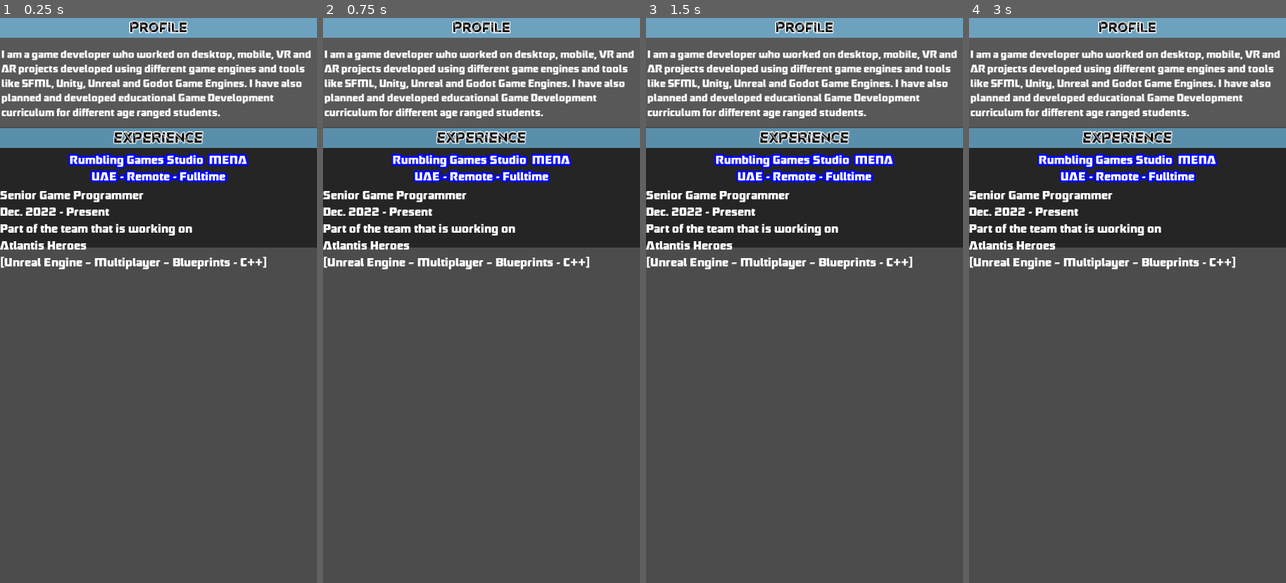
Above: before the commit, frames 1-4 (left to right).
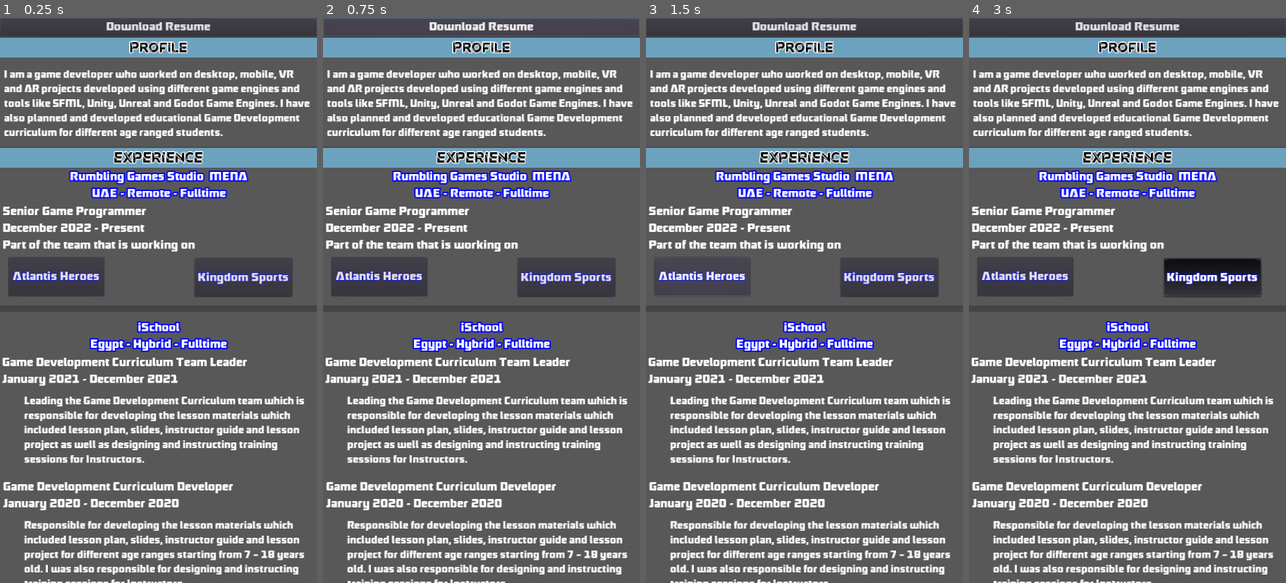
Above: after the commit, the same moments.

Repository: U3ForgeOrg/u3forgeWebsite
Game: Godot game, scene res://Scenes/Resume.tscn
The game is run twice, just before and just after one commit, with the same random seed, the same clock (stepped at 60 frames per second) and the same inputs. This scene is started directly instead of the project's main scene.
Inputs (mouse positions are in pixels of both pictures, inside the frame that each line leads up to):
- Up to frame 1 (0.25 s): no input
- Up to frame 2 (0.75 s): click (481, 29) at 0.5 s, where only the run after the commit has a clickable "Download Resume"
- Up to frame 3 (1.5 s): click (703, 277) at 1.25 s, where only the run after the commit has a clickable "Atlantis Heroes"
- Up to frame 4 (3 s): click (1213, 277) at 2 s, where only the run after the commit has a clickable "Kingdom Sports"; tap Enter at 2.75 s; move the mouse to (1197, 272) at 2.77 s; hold D (right) from 2.78 s (still down); click (1197, 272) at 2.92 s

The runs differ from the first frame. In frame 1, 47% of the frame differs, in the area x 0-100%, y 0-100%; in frame 2, 47%; in frame 3, 47%; in frame 4, 48%.

Commit message:
Test Label3D

Diff:
--- a/Scenes/Main.tscn
+++ b/Scenes/Main.tscn
@@ -10,7 +10,6 @@
 [ext_resource path="res://SpaceSkyBox/skybox1.png" type="Texture" id=8]
 [ext_resource path="res://SpaceShips/shadee.jpg" type="Texture" id=9]
 [ext_resource path="res://Sounds/forgeSound.wav" type="AudioStream" id=10]
-[ext_resource path="res://Fonts/OriginTech personal use.ttf" type="DynamicFontData" id=11]
 
 [sub_resource type="PanoramaSky" id=3]
 panorama = ExtResource( 8 )
@@ -21,14 +20,6 @@
 
 [sub_resource type="SpatialMaterial" id=1]
 albedo_texture = ExtResource( 9 )
-
-[sub_resource type="DynamicFont" id=5]
-size = 120
-outline_size = 5
-outline_color = Color( 0.0235294, 0, 1, 1 )
-use_mipmaps = true
-use_filter = true
-font_data = ExtResource( 11 )
 
 [sub_resource type="SpatialMaterial" id=4]
 albedo_color = Color( 0.223529, 0.792157, 0.866667, 1 )
@@ -76,32 +67,14 @@
 transform = Transform( 0.1, 0, 0, 0, 0.1, 0, 0, 0, 0.1, 0.26, -1.002, 0.179 )
 mesh = ExtResource( 5 )
 
-[node name="Label3D" type="Label3D" parent="planet_habitable"]
-transform = Transform( 1, 0, 0, 0, -0.0624595, 0.998048, 0, -0.998048, -0.0624595, 0.59198, 4.5185, -0.0954068 )
+[node name="Label3D" type="Label3D" parent="."]
 billboard = 1
-shaded = true
-double_sided = false
-render_priority = 50
-text = "RESUME"
-font = SubResource( 5 )
-autowrap = true
-width = 800.0
+text = "Label 3D"
 
 [node name="Planet 3" type="MeshInstance" parent="."]
 transform = Transform( 0.1, 0, 0, 0, 0.1, 0, 0, 0, 0.1, -0.891419, -1.00448, -0.729384 )
 mesh = ExtResource( 6 )
 
-[node name="Label3D2" type="Label3D" parent="Planet 3"]
-transform = Transform( 1, 0, 0, 0, -0.0624595, 0.998048, 0, -0.998048, -0.0624595, 0.804747, 4.85297, 0.23453 )
-billboard = 1
-shaded = true
-double_sided = false
-render_priority = 50
-text = "PROJECTS"
-font = SubResource( 5 )
-autowrap = true
-width = 800.0
-
 [node name="Planet_Sandy" type="MeshInstance" parent="."]
 transform = Transform( 0.1, 0, 0, 0, 0.1, 0, 0, 0, 0.1, 0.493876, -0.756577, -0.790955 )
 mesh = ExtResource( 4 )
--- a/Scenes/Resume.tscn
+++ b/Scenes/Resume.tscn
@@ -1,7 +1,14 @@
-[gd_scene load_steps=7 format=2]
+[gd_scene load_steps=11 format=2]
 
 [ext_resource path="res://Fonts/Robofan Free.otf" type="DynamicFontData" id=1]
 [ext_resource path="res://Fonts/OriginTech personal use.ttf" type="DynamicFontData" id=2]
+
+[sub_resource type="DynamicFont" id=4]
+size = 28
+outline_color = Color( 0, 0.00784314, 1, 1 )
+use_mipmaps = true
+use_filter = true
+font_data = ExtResource( 1 )
 
 [sub_resource type="DynamicFont" id=1]
 size = 32
@@ -19,14 +26,38 @@
 
 [sub_resource type="DynamicFont" id=3]
 size = 28
-outline_size = 4
-outline_color = Color( 0, 0.00784314, 1, 1 )
-use_mipmaps = true
-use_filter = true
-font_data = ExtResource( 1 )
-
-[sub_resource type="DynamicFont" id=4]
-size = 28
+outline_size = 3
+outline_color = Color( 0, 0.00784314, 1, 1 )
+use_mipmaps = true
+use_filter = true
+font_data = ExtResource( 1 )
+
+[sub_resource type="DynamicFont" id=5]
+size = 28
+outline_size = 1
+outline_color = Color( 0, 0.00784314, 1, 1 )
+use_mipmaps = true
+use_filter = true
+font_data = ExtResource( 1 )
+
+[sub_resource type="DynamicFont" id=6]
+size = 28
+outline_size = 1
+outline_color = Color( 0, 0.00784314, 1, 1 )
+use_mipmaps = true
+use_filter = true
+font_data = ExtResource( 1 )
+
+[sub_resource type="DynamicFont" id=7]
+size = 24
+outline_color = Color( 0, 0.00784314, 1, 1 )
+use_mipmaps = true
+use_filter = true
+font_data = ExtResource( 1 )
+
+[sub_resource type="DynamicFont" id=8]
+size = 28
+outline_size = 1
 outline_color = Color( 0, 0.00784314, 1, 1 )
 use_mipmaps = true
 use_filter = true
@@ -42,17 +73,25 @@
 margin_bottom = -3.0
 size_flags_horizontal = 3
 size_flags_vertical = 3
+scroll_vertical_enabled = false
 
 [node name="VBoxContainer" type="VBoxContainer" parent="ScrollContainer"]
 margin_right = 720.0
-margin_bottom = 1277.0
+margin_bottom = 1850.0
 rect_min_size = Vector2( 720, 246 )
 size_flags_horizontal = 3
 size_flags_vertical = 3
 
+[node name="Button" type="Button" parent="ScrollContainer/VBoxContainer"]
+margin_right = 720.0
+margin_bottom = 42.0
+custom_fonts/font = SubResource( 4 )
+text = "Download Resume"
+
 [node name="EntryElement" type="ColorRect" parent="ScrollContainer/VBoxContainer"]
-margin_right = 720.0
-margin_bottom = 246.0
+margin_top = 46.0
+margin_right = 720.0
+margin_bottom = 292.0
 rect_min_size = Vector2( 720, 246 )
 color = Color( 0.345098, 0.345098, 0.345098, 1 )
 
@@ -72,25 +111,25 @@
 autowrap = true
 
 [node name="Label" type="Label" parent="ScrollContainer/VBoxContainer/EntryElement"]
-anchor_left = 0.014
+anchor_left = 0.012
 anchor_top = 0.275
-anchor_right = 0.99
-anchor_bottom = 0.275
-margin_left = -7.024
-margin_top = 0.0749969
-margin_right = 5.15997
-margin_bottom = 182.075
+anchor_right = 0.979
+anchor_bottom = 0.276
+margin_left = 0.36
+margin_top = 0.349998
+margin_right = 0.119995
+margin_bottom = 182.104
 custom_colors/font_color = Color( 1, 1, 1, 1 )
 custom_fonts/font = SubResource( 2 )
 text = "I am a game developer who worked on desktop, mobile, VR and AR projects developed using different game engines and tools like SFML, Unity, Unreal and Godot Game Engines. I have also planned and developed educational Game Development curriculum for different age ranged students."
 autowrap = true
 
 [node name="EntryElement2" type="ColorRect" parent="ScrollContainer/VBoxContainer"]
-margin_top = 250.0
-margin_right = 720.0
-margin_bottom = 520.0
-rect_min_size = Vector2( 720, 270 )
-color = Color( 0.145098, 0.145098, 0.145098, 1 )
+margin_top = 296.0
+margin_right = 720.0
+margin_bottom = 1646.0
+rect_min_size = Vector2( 720, 1350 )
+color = Color( 0.345098, 0.345098, 0.345098, 1 )
 
 [node name="ColorRect" type="ColorRect" parent="ScrollContainer/VBoxContainer/EntryElement2"]
 anchor_right = 1.0
@@ -108,14 +147,11 @@
 autowrap = true
 
 [node name="Label2" type="Label" parent="ScrollContainer/VBoxContainer/EntryElement2"]
-anchor_left = 0.004
-anchor_top = 0.203
-anchor_right = 1.0
-anchor_bottom = 0.203
-margin_left = 0.12
-margin_top = 0.0619965
-margin_right = -4.0
-margin_bottom = 75.062
+anchor_top = 0.035
+anchor_right = 1.0
+anchor_bottom = 0.035
+margin_top = -0.25
+margin_bottom = 74.75
 custom_colors/font_color = Color( 1, 1, 1, 1 )
 custom_fonts/font = SubResource( 3 )
 text = "Rumbling Games Studio  MENA
@@ -125,17 +161,233 @@
 
 [node name="Label3" type="Label" parent="ScrollContainer/VBoxContainer/EntryElement2"]
 anchor_left = 0.008
-anchor_top = 0.5
-anchor_right = 0.997
-anchor_bottom = 0.5
-margin_left = -5.76
-margin_right = 0.159973
+anchor_top = 0.093
+anchor_right = 1.0
+anchor_bottom = 0.093
+margin_left = 0.24
+margin_top = 0.449997
+margin_bottom = 114.45
+custom_colors/font_color = Color( 1, 1, 1, 1 )
+custom_fonts/font = SubResource( 4 )
+text = "Senior Game Programmer
+December 2022 - Present
+Part of the team that is working on"
+autowrap = true
+
+[node name="Button" type="Button" parent="ScrollContainer/VBoxContainer/EntryElement2"]
+anchor_left = 0.028
+anchor_top = 0.184
+anchor_right = 0.328
+anchor_bottom = 0.184
+margin_left = -0.16
+margin_top = -0.400024
+margin_right = -0.160004
+margin_bottom = 86.6
+custom_fonts/font = SubResource( 5 )
+text = "Atlantis Heroes"
+
+[node name="Button2" type="Button" parent="ScrollContainer/VBoxContainer/EntryElement2"]
+anchor_left = 0.614
+anchor_top = 0.185
+anchor_right = 0.921
+anchor_bottom = 0.185
+margin_left = -0.0800171
+margin_top = 0.25
+margin_right = -0.120056
+margin_bottom = 86.25
+custom_fonts/font = SubResource( 6 )
+text = "Kingdom Sports"
+
+[node name="ColorRect3" type="ColorRect" parent="ScrollContainer/VBoxContainer/EntryElement2"]
+anchor_top = 0.264
+anchor_right = 1.01
+anchor_bottom = 0.264
+margin_top = -0.399994
+margin_right = -0.200012
+margin_bottom = 14.6
+color = Color( 0, 0, 0, 0.219608 )
+
+[node name="Label4" type="Label" parent="ScrollContainer/VBoxContainer/EntryElement2"]
+anchor_top = 0.288
+anchor_right = 1.0
+anchor_bottom = 0.288
+margin_top = 0.199982
+margin_bottom = 75.2
+custom_colors/font_color = Color( 1, 1, 1, 1 )
+custom_fonts/font = SubResource( 3 )
+text = "iSchool
+Egypt - Hybrid - Fulltime"
+align = 1
+autowrap = true
+
+[node name="Label5" type="Label" parent="ScrollContainer/VBoxContainer/EntryElement2"]
+anchor_left = 0.007
+anchor_top = 0.347
+anchor_right = 1.0
+anchor_bottom = 0.347
+margin_left = -0.04
+margin_top = -0.450012
+margin_right = -6.0
+margin_bottom = 91.55
+custom_colors/font_color = Color( 1, 1, 1, 1 )
+custom_fonts/font = SubResource( 4 )
+text = "Game Development Curriculum Team Leader
+January 2021 - December 2021"
+autowrap = true
+
+[node name="Label6" type="Label" parent="ScrollContainer/VBoxContainer/EntryElement2"]
+anchor_left = 0.076
+anchor_top = 0.413
+anchor_right = 0.981
+anchor_bottom = 0.413
+margin_left = 0.279995
+margin_top = 0.449951
+margin_right = -0.320068
+margin_bottom = 167.45
+custom_colors/font_color = Color( 1, 1, 1, 1 )
+custom_fonts/font = SubResource( 7 )
+text = "Leading the Game Development Curriculum team which is responsible for developing the lesson materials which included lesson plan, slides, instructor guide and lesson project as well as designing and instructing training sessions for Instructors."
+autowrap = true
+
+[node name="Label7" type="Label" parent="ScrollContainer/VBoxContainer/EntryElement2"]
+anchor_left = 0.01
+anchor_top = 0.556
+anchor_right = 1.0
+anchor_bottom = 0.556
+margin_left = -0.2
+margin_top = -0.600098
+margin_right = -6.0
+margin_bottom = 91.3999
+custom_colors/font_color = Color( 1, 1, 1, 1 )
+custom_fonts/font = SubResource( 4 )
+text = "Game Development Curriculum Developer
+January 2020 - December 2020"
+autowrap = true
+
+[node name="Label8" type="Label" parent="ScrollContainer/VBoxContainer/EntryElement2"]
+anchor_left = 0.076
+anchor_top = 0.622
+anchor_right = 0.981
+anchor_bottom = 0.622
+margin_left = 0.279995
+margin_top = 0.299927
+margin_right = -0.320068
+margin_bottom = 167.3
+custom_colors/font_color = Color( 1, 1, 1, 1 )
+custom_fonts/font = SubResource( 7 )
+text = "Responsible for developing the lesson materials which included lesson plan, slides, instructor guide and lesson project for different age ranges starting from 7 – 18 years old. I was also responsible for designing and instructing training sessions for Instructors."
+autowrap = true
+
+[node name="ColorRect4" type="ColorRect" parent="ScrollContainer/VBoxContainer/EntryElement2"]
+anchor_top = 0.761
+anchor_right = 1.0
+anchor_bottom = 0.761
+margin_top = -0.350098
+margin_right = 7.0
+margin_bottom = 14.6499
+color = Color( 0, 0, 0, 0.219608 )
+
+[node name="Label10" type="Label" parent="ScrollContainer/VBoxContainer/EntryElement2"]
+anchor_top = 0.781
+anchor_right = 1.0
+anchor_bottom = 0.781
+margin_top = 0.650024
+margin_bottom = 75.65
+custom_colors/font_color = Color( 1, 1, 1, 1 )
+custom_fonts/font = SubResource( 3 )
+text = "Rumbling Games Studio
+Egypt - Onsite - Fulltime"
+align = 1
+autowrap = true
+
+[node name="Label11" type="Label" parent="ScrollContainer/VBoxContainer/EntryElement2"]
+anchor_top = 0.84
+anchor_right = 1.0
+anchor_bottom = 0.84
 margin_bottom = 114.0
 custom_colors/font_color = Color( 1, 1, 1, 1 )
 custom_fonts/font = SubResource( 4 )
 text = "Senior Game Programmer
-Dec. 2022 - Present
-Part of the team that is working on
-Atlantis Heroes
-[Unreal Engine – Multiplayer – Blueprints - C++]"
-autowrap = true
+December 2022 - Present
+Part of the team that developed"
+autowrap = true
+
+[node name="Button3" type="Button" parent="ScrollContainer/VBoxContainer/EntryElement2"]
+anchor_left = 0.028
+anchor_top = 0.93
+anchor_right = 0.311
+anchor_bottom = 0.93
+margin_left = -0.16
+margin_top = 0.499878
+margin_right = 0.0799866
+margin_bottom = 87.4999
+custom_fonts/font = SubResource( 5 )
+
+[node name="Label" type="Label" parent="ScrollContainer/VBoxContainer/EntryElement2/Button3"]
+anchor_right = 1.0
+anchor_bottom = 1.0
+custom_fonts/font = SubResource( 8 )
+text = "Rody AR Smart Learning"
+align = 1
+valign = 1
+autowrap = true
+
+[node name="Button4" type="Button" parent="ScrollContainer/VBoxContainer/EntryElement2"]
+anchor_left = 0.626
+anchor_top = 0.931
+anchor_right = 0.921
+anchor_bottom = 0.931
+margin_left = 0.279968
+margin_top = 0.149902
+margin_right = -0.120056
+margin_bottom = 87.1499
+custom_fonts/font = SubResource( 5 )
+
+[node name="Label" type="Label" parent="ScrollContainer/VBoxContainer/EntryElement2/Button4"]
+anchor_right = 1.0
+anchor_bottom = 1.0
+custom_fonts/font = SubResource( 8 )
+text = "Knights of Light
+The Prologue "
+align = 1
+valign = 1
+autowrap = true
+
+[node name="EntryElement3" type="ColorRect" parent="ScrollContainer/VBoxContainer"]
+margin_top = 1650.0
+margin_right = 720.0
+margin_bottom = 1850.0
+rect_min_size = Vector2( 720, 200 )
+color = Color( 0.345098, 0.345098, 0.345098, 1 )
+
+[node name="ColorRect" type="ColorRect" parent="ScrollContainer/VBoxContainer/EntryElement3"]
+anchor_right = 1.0
+margin_bottom = 44.0
+color = Color( 0.482353, 0.815686, 1, 0.619608 )
+
+[node name="Label" type="Label" parent="ScrollContainer/VBoxContainer/EntryElement3/ColorRect"]
+anchor_right = 1.0
+anchor_bottom = 1.0
+custom_colors/font_color = Color( 0, 0, 0, 1 )
+custom_fonts/font = SubResource( 1 )
+text = "EDUCATION"
+align = 1
+valign = 1
+autowrap = true
+uppercase = true
+
+[node name="Label" type="Label" parent="ScrollContainer/VBoxContainer/EntryElement3"]
+anchor_left = 0.012
+anchor_top = 0.275
+anchor_right = 0.979
+anchor_bottom = 0.276
+margin_left = 0.36
+margin_top = 13.0
+margin_right = 0.119995
+margin_bottom = 139.8
+custom_colors/font_color = Color( 1, 1, 1, 1 )
+custom_fonts/font = SubResource( 2 )
+text = "Ain Shams University
+Bachelor of Computer and Information Sciences
+2017 - 2021"
+autowrap = true
Not shown: 1 places in Scenes/Main.tscn that only renumber resources
